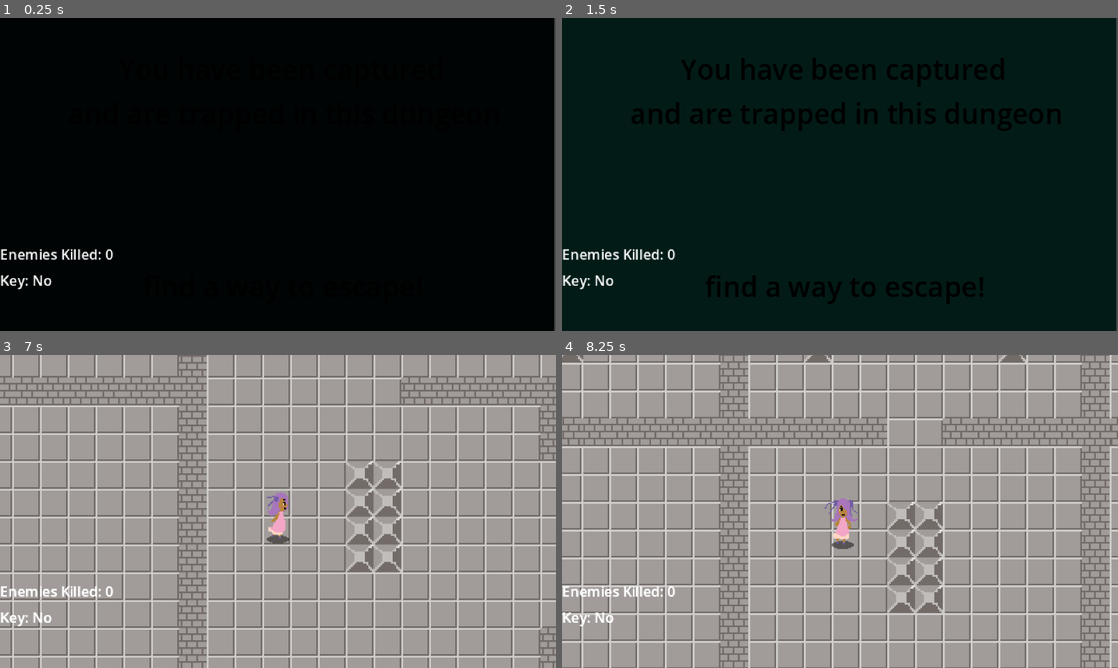
Above: before the commit, frames 1-4 (two rows, left to right).
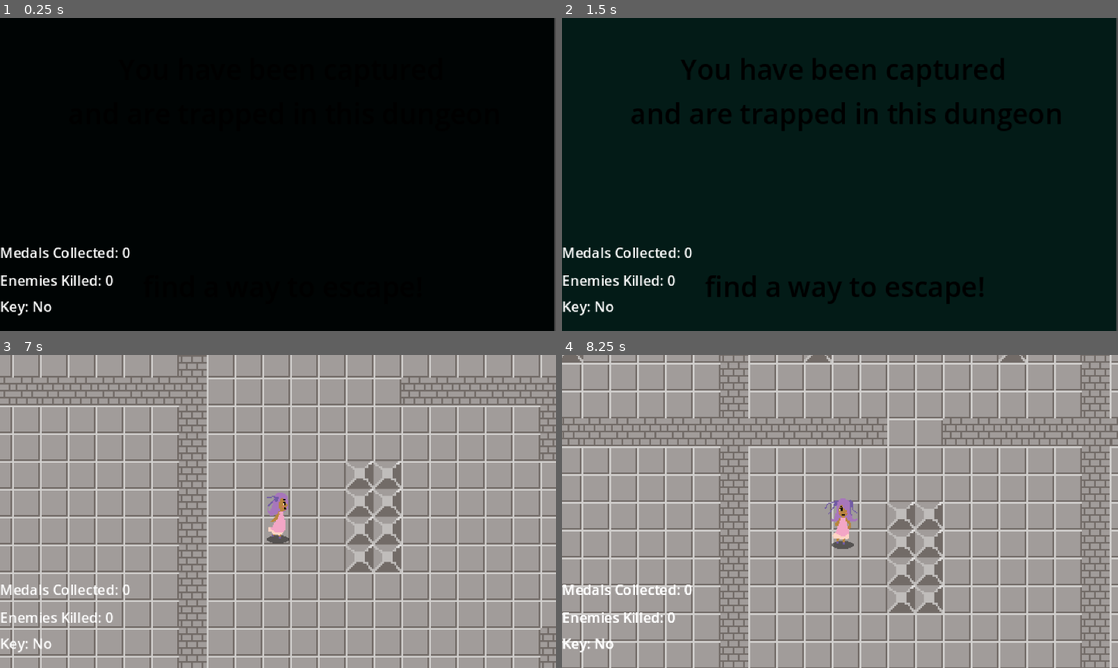
Above: after the commit, the same moments.

Repository: solar-xenon/Zelda-Group-Project
Game: Godot game, scene res://Scenes/intro_cutscene.tscn
Two runs of this game, one before a commit and one after it. Both use one fixed random seed, a clock stepped at 60 frames per second and the inputs below.
Inputs:
- Up to frame 1 (0.25 s): no input
- Up to frame 2 (1.5 s): tap Enter at 0.5 s; hold D (move_right) 0.53-1.28 s; tap J (attack) at 0.6, 1.35 s; tap Space at 1.25 s; hold S (move_down) from 1.28 s (still down)
- Up to frame 3 (7 s): tap Enter at 2, 3.5 s; release S (move_down) at 2.03 s; hold D (move_right) 2.03-2.78 s; tap J (attack) every 0.75 s from 2.1 to 6.6 s; tap Space at 2.75, 4.25 s; hold W (move_up) 2.78-3.53 s; hold A (move_left) 3.53-5.03 s; hold S (move_down) 5.03-5.78 s; hold D (move_right) 5.78-6.53 s; hold W (move_up) from 6.53 s (still down)
- Up to frame 4 (8.25 s): release W (move_up) at 7.28 s; hold D (move_right) 7.28-8.03 s; tap J (attack) at 7.35, 8.1 s; hold S (move_down) from 8.03 s (still down)

The runs differ from the first frame. In frame 1, 1.1% of the frame differs, in the area x 0-24%, y 73-96%; in frame 2, 1.1%; in frame 3, 0.9%; in frame 4, 0.9%.

Commit message:
HUD counts enemies and medals

Diff:
--- a/Scenes/HUD.tscn
+++ b/Scenes/HUD.tscn
@@ -15,6 +15,10 @@
 grow_vertical = 0
 size_flags_vertical = 8
 
+[node name="MedalCount" type="Label" parent="VBoxContainer"]
+layout_mode = 2
+theme_override_font_sizes/font_size = 8
+
 [node name="KillCount" type="Label" parent="VBoxContainer"]
 layout_mode = 2
 size_flags_horizontal = 0
--- a/Scenes/skeleton.tscn
+++ b/Scenes/skeleton.tscn
@@ -2,24 +2,6 @@
 
 [ext_resource type="Script" uid="uid://db2i36nsce0nl" path="res://Scripts/skeleton.gd" id="1_81u3t"]
 [ext_resource type="Texture2D" uid="uid://y8a381wa83mn" path="res://Assets/Skeleton.png" id="1_sfdtf"]
-
-[sub_resource type="Animation" id="Animation_81u3t"]
-resource_name = "idle"
-length = 0.2
-loop_mode = 1
-step = 0.1
-tracks/0/type = "value"
-tracks/0/imported = false
-tracks/0/enabled = true
-tracks/0/path = NodePath("Sprite2D:frame_coords")
-tracks/0/interp = 1
-tracks/0/loop_wrap = true
-tracks/0/keys = {
-"times": PackedFloat32Array(0),
-"transitions": PackedFloat32Array(1),
-"update": 1,
-"values": [Vector2i(0, 0)]
-}
 
 [sub_resource type="Animation" id="Animation_vd5x3"]
 length = 0.001
@@ -48,6 +30,41 @@
 "values": [5]
 }
 
+[sub_resource type="Animation" id="Animation_sfdtf"]
+resource_name = "death"
+length = 0.5
+step = 0.1
+tracks/0/type = "value"
+tracks/0/imported = false
+tracks/0/enabled = true
+tracks/0/path = NodePath("Sprite2D:frame")
+tracks/0/interp = 1
+tracks/0/loop_wrap = true
+tracks/0/keys = {
+"times": PackedFloat32Array(0, 0.203022, 0.409044),
+"transitions": PackedFloat32Array(1, 1, 1),
+"update": 1,
+"values": [5, 6, 7]
+}
+
+[sub_resource type="Animation" id="Animation_81u3t"]
+resource_name = "idle"
+length = 0.2
+loop_mode = 1
+step = 0.1
+tracks/0/type = "value"
+tracks/0/imported = false
+tracks/0/enabled = true
+tracks/0/path = NodePath("Sprite2D:frame_coords")
+tracks/0/interp = 1
+tracks/0/loop_wrap = true
+tracks/0/keys = {
+"times": PackedFloat32Array(0),
+"transitions": PackedFloat32Array(1),
+"update": 1,
+"values": [Vector2i(0, 0)]
+}
+
 [sub_resource type="Animation" id="Animation_pegji"]
 resource_name = "walk"
 length = 1.3
@@ -64,23 +81,6 @@
 "transitions": PackedFloat32Array(1, 1, 1, 1),
 "update": 1,
 "values": [Vector2i(1, 0), Vector2i(2, 0), Vector2i(3, 0), Vector2i(4, 0)]
-}
-
-[sub_resource type="Animation" id="Animation_sfdtf"]
-resource_name = "death"
-length = 0.5
-step = 0.1
-tracks/0/type = "value"
-tracks/0/imported = false
-tracks/0/enabled = true
-tracks/0/path = NodePath("Sprite2D:frame")
-tracks/0/interp = 1
-tracks/0/loop_wrap = true
-tracks/0/keys = {
-"times": PackedFloat32Array(0, 0.203022, 0.409044),
-"transitions": PackedFloat32Array(1, 1, 1),
-"update": 1,
-"values": [5, 6, 7]
 }
 
 [sub_resource type="AnimationLibrary" id="AnimationLibrary_5abox"]
--- a/Scenes/spider.tscn
+++ b/Scenes/spider.tscn
@@ -3,9 +3,8 @@
 [ext_resource type="Script" uid="uid://bk4d67qkom8cm" path="res://Scripts/spider.gd" id="1_gedd4"]
 [ext_resource type="Texture2D" uid="uid://dso8mctwsixfi" path="res://Assets/Bug.png" id="1_h33fn"]
 
-[sub_resource type="Animation" id="Animation_gedd4"]
-resource_name = "idle"
-loop_mode = 1
+[sub_resource type="Animation" id="Animation_sbdki"]
+length = 0.001
 tracks/0/type = "value"
 tracks/0/imported = false
 tracks/0/enabled = true
@@ -19,8 +18,25 @@
 "values": [0]
 }
 
-[sub_resource type="Animation" id="Animation_sbdki"]
-length = 0.001
+[sub_resource type="Animation" id="Animation_nxbgl"]
+resource_name = "death"
+length = 0.4
+tracks/0/type = "value"
+tracks/0/imported = false
+tracks/0/enabled = true
+tracks/0/path = NodePath("Sprite2D:frame")
+tracks/0/interp = 1
+tracks/0/loop_wrap = true
+tracks/0/keys = {
+"times": PackedFloat32Array(0, 0.0984302, 0.200115, 0.30614),
+"transitions": PackedFloat32Array(1, 1, 1, 1),
+"update": 1,
+"values": [5, 6, 7, 8]
+}
+
+[sub_resource type="Animation" id="Animation_gedd4"]
+resource_name = "idle"
+loop_mode = 1
 tracks/0/type = "value"
 tracks/0/imported = false
 tracks/0/enabled = true
@@ -48,22 +64,6 @@
 "transitions": PackedFloat32Array(1, 1, 1, 1, 1),
 "update": 1,
 "values": [0, 1, 2, 3, 4]
-}
-
-[sub_resource type="Animation" id="Animation_nxbgl"]
-resource_name = "death"
-length = 0.4
-tracks/0/type = "value"
-tracks/0/imported = false
-tracks/0/enabled = true
-tracks/0/path = NodePath("Sprite2D:frame")
-tracks/0/interp = 1
-tracks/0/loop_wrap = true
-tracks/0/keys = {
-"times": PackedFloat32Array(0, 0.0984302, 0.200115, 0.30614),
-"transitions": PackedFloat32Array(1, 1, 1, 1),
-"update": 1,
-"values": [5, 6, 7, 8]
 }
 
 [sub_resource type="AnimationLibrary" id="AnimationLibrary_mg3t7"]
--- a/Scripts/hud.gd
+++ b/Scripts/hud.gd
@@ -1,8 +1,9 @@
 extends CanvasLayer
 
-func _ready():
+func _process(delta: float) -> void:
 	update_kills()
 	update_key()
+	update_medal()
 
 func update_kills():
 	$VBoxContainer/KillCount.text = "Enemies Killed: " + str(CollectionManager.enemies_killed)
@@ -12,3 +13,6 @@
 		$VBoxContainer/HasKey.text = "Key: Yes"
 	else:
 		$VBoxContainer/HasKey.text = "Key: No"
+
+func update_medal():
+	$VBoxContainer/MedalCount.text = "Medals Collected: " + str(CollectionManager.medal_amount)
--- a/Scripts/npc.gd
+++ b/Scripts/npc.gd
@@ -1,6 +1,6 @@
 extends Node2D
 
-@export var required_kills: int = 5
+@export var required_kills: int = 2
 @export var reward_scene: PackedScene
 
 var player_ref: Node2D = null
@@ -40,4 +40,4 @@
 		reward.global_position = global_position + Vector2(32, 0)
 		get_parent().add_child(reward)
 		print("🎁 NPC dropped reward!")
-	CollectionManager.check_endgame()
+	#CollectionManager.check_endgame()
